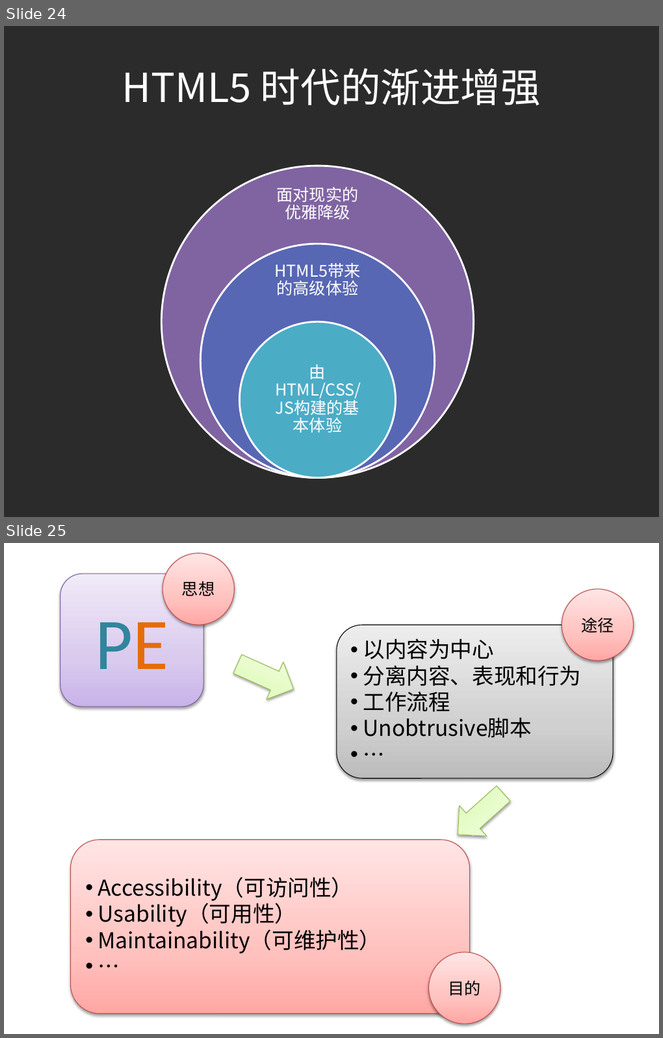
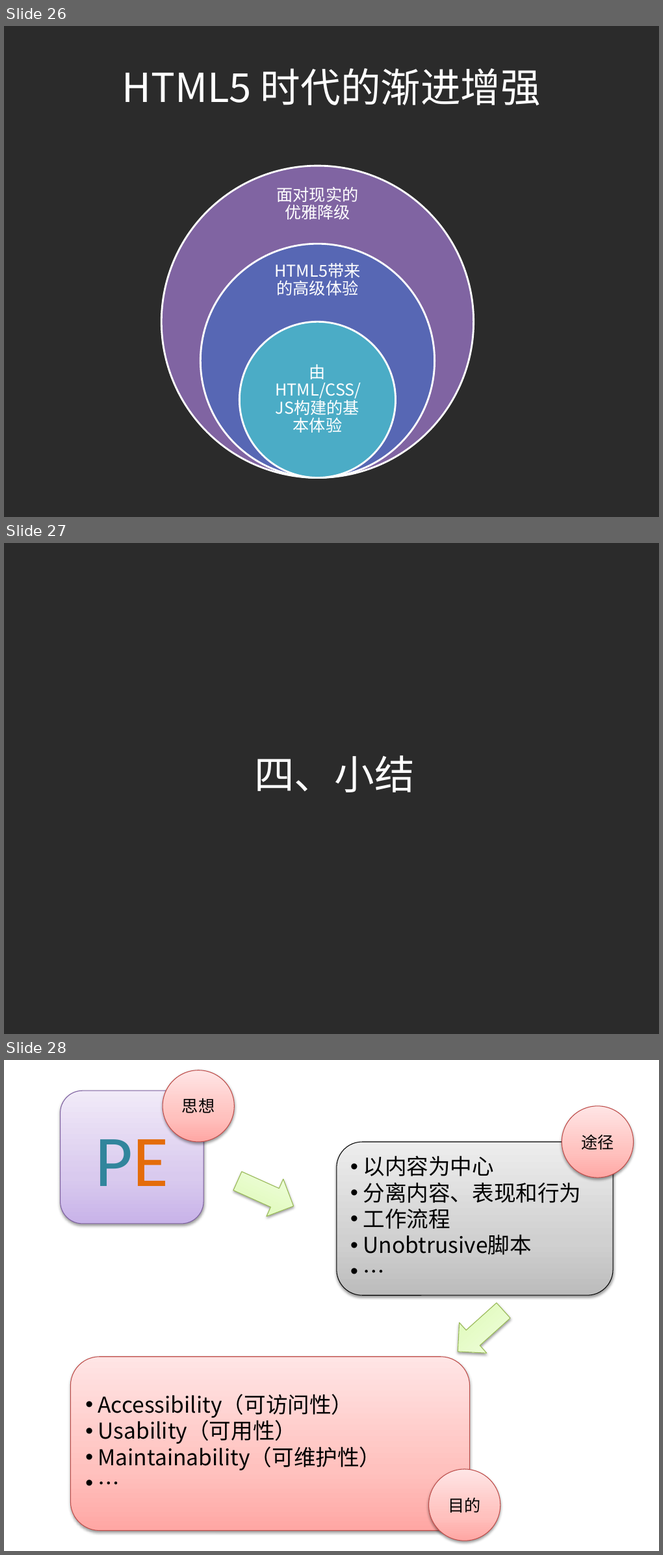
Before and after one commit to ilife5/lifesinger.github.com, a slide deck: share/2010/201012_Progressive-Enhancement.pptx. Shown one above the other, each under a label of ours: slides 24 and 25 before the commit, slides 26, 27 and 28 after it. The pictures are 663x1038 and 663x1555 pixels, drawn with LibreOffice and Linux fonts; fonts in the diff are those of the drawing; background and template pictures are left out; a plain dark background stands for a picture behind light text. Boxes give left, top, right and bottom in pixels: in the first picture for what was removed or moved away, otherwise in the second. Text is boxed around its words. In the diff, an @@ line names an element or a change of style, - is before the commit and + after.

```diff
--- a/share/2010/201012_Progressive-Enhancement.pptx
+++ b/share/2010/201012_Progressive-Enhancement.pptx
@@ slide 27 added at <box>4,543,659,1034</box>, background picture (left out) @@
@@ text added at <box>254,756,414,793</box>, 44 pt, text #FFFFFF @@
+四、小结
@@ what was slide 24 is now slide 26 @@
@@ what was slide 25 is now slide 28 @@
```
Also in this commit, not shown: 9 slides changed, 3 other slides added, 1 slide removed.
